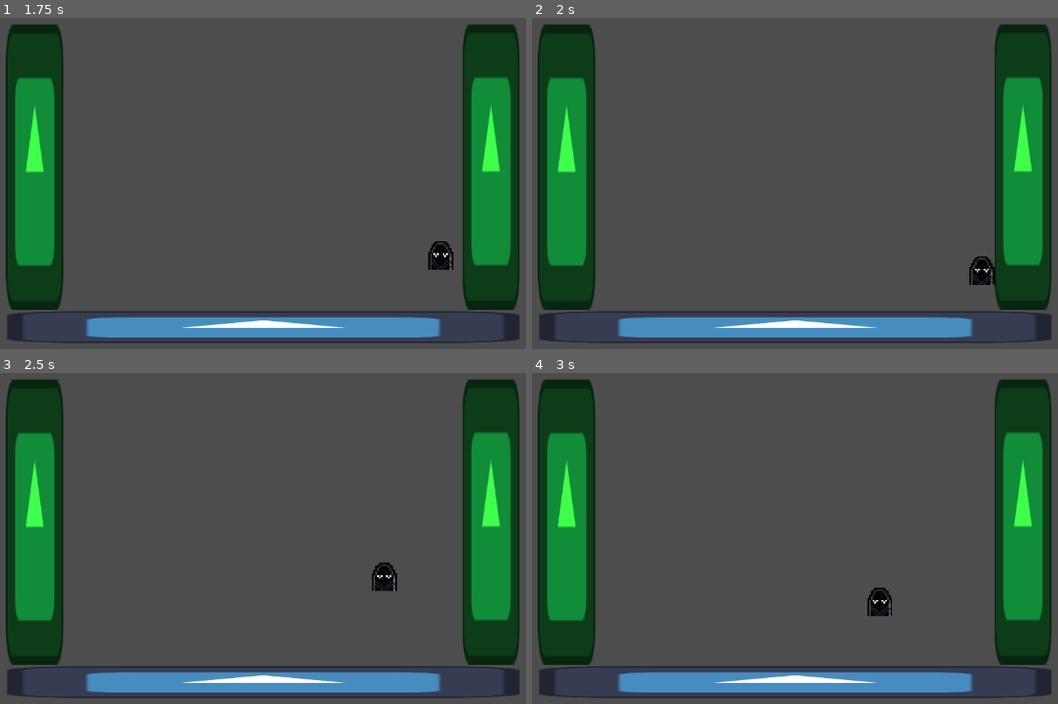
Above: before the commit, frames 1-4 (two rows, left to right).
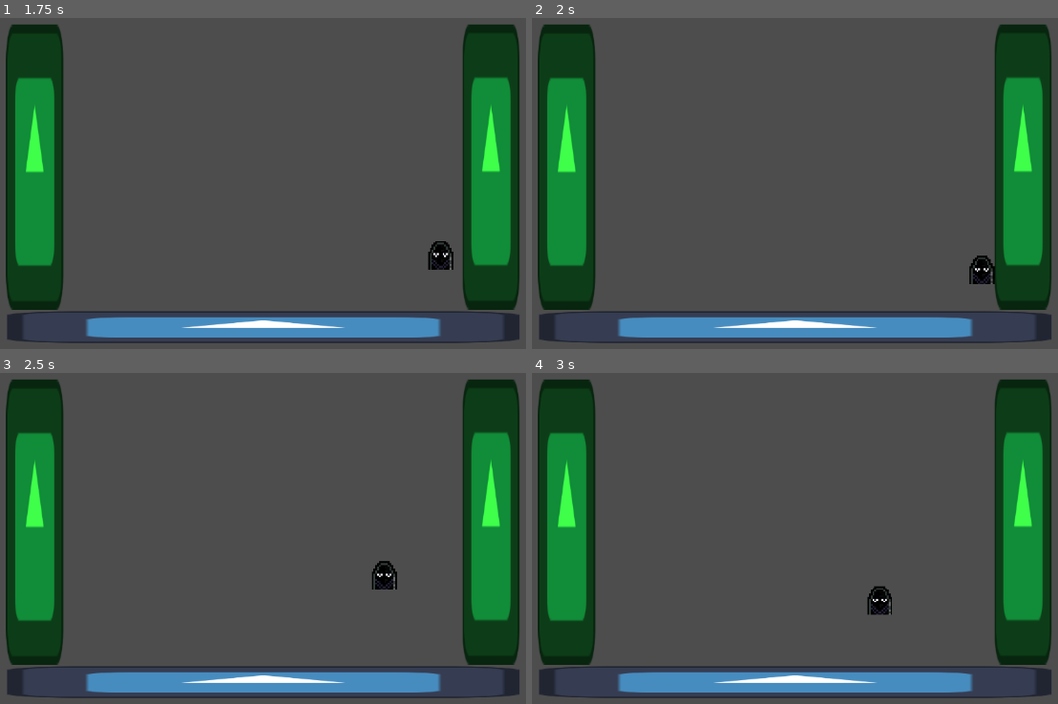
Above: after the commit, the same moments.

Repository: keyyzo/2DMashupGame
Game: Godot game, scene res://Scenes/test_level.tscn
The game is run twice, just before and just after one commit, with the same random seed, the same clock (stepped at 60 frames per second) and the same inputs. The project has no main scene, so this scene is started directly. The engine's default icon, where the game draws it, is replaced by a stand-in: a white triangle on a blue panel in a dark square.
Inputs:
- Up to frame 1 (1.75 s): tap Enter (ui_accept) at 0.5 s; hold D (move_right) from 0.53 s (still down); tap Space (jump) at 0.6, 0.77, 1.07, 1.52, 1.55 s; tap Shift (dash) at 1.35 s
- Up to frame 2 (2 s): keep holding D (move_right); tap Space (jump) at 1.82 s
- Up to frame 3 (2.5 s): release D (move_right) at 2.03 s; hold A (move_left) from 2.03 s (still down); tap Space (jump) at 2.1 s
- Up to frame 4 (3 s): release A (move_left) at 2.78 s; hold D (move_right) from 2.78 s (still down); tap Shift (dash) at 2.85 s

Frame 1 is identical in both runs. In frame 2, less than 0.1% of the frame differs, in the area x 83-89%, y 71-81%; in frame 3, 0.1%, in the area x 70-76%, y 56-66%; in frame 4, 0.1%.

Commit message:
tweaking the wall jump to be more fluid when transitioning from just falling to pulling off the wall

Diff:
--- a/Scenes/test_level.tscn
+++ b/Scenes/test_level.tscn
@@ -30,8 +30,8 @@
 [node name="Noluck" parent="." instance=ExtResource("1_pj4mw")]
 position = Vector2(369, 536)
 NUM_OF_DASHES = 2
-WALL_SLIDE_FALL_GRACE_LENGTH = 0.5
-wall_jump_gravity = 150
+WALL_SLIDE_FALL_GRACE_LENGTH = 0.7
+wall_jump_gravity = 100
 
 [node name="WallTest" type="StaticBody2D" parent="." groups=["Wall"]]
 position = Vector2(66, 257)
--- a/Scripts/Player/WallJumpingPlayerState.gd
+++ b/Scripts/Player/WallJumpingPlayerState.gd
@@ -44,7 +44,9 @@
 		print("1st Fall call")
 		transition.emit("FallingPlayerState")
 
-	if PLAYER.is_on_wall_only() and !PLAYER.is_on_floor() and (!Input.is_action_pressed("move_left") and !Input.is_action_pressed("move_right")):
+	#if PLAYER.is_on_wall_only() and !PLAYER.is_on_floor() and (!Input.is_action_pressed("move_left") and !Input.is_action_pressed("move_right")):
+	if PLAYER.is_on_wall_only() and !PLAYER.is_on_floor() and PLAYER.input_direction == 0:
+		print("Drop call")
 		if grace_period_started == false:
 			grace_period_activated(PLAYER.WALL_SLIDE_FALL_GRACE_LENGTH)
 		#FALL_GRACE_TIMER.start(PLAYER.WALL_SLIDE_FALL_GRACE_LENGTH)
@@ -54,18 +56,38 @@
 			transition.emit("FallingPlayerState")
 			print("2nd Fall call")
 
+		if (PLAYER.last_wall_normal == 1 and PLAYER.input_direction == -1) or (PLAYER.last_wall_normal == -1 and PLAYER.input_direction == 1) and grace_period_started == true:
+				grace_period_stopped()
+				print("Drop call stopped")
+
+		if (PLAYER.last_wall_normal == 1 and PLAYER.input_direction == 1) or (PLAYER.last_wall_normal == -1 and PLAYER.input_direction == -1) and grace_period_started == true:
+			print("Push off activated")
+			transition.emit("FallingPlayerState")
+
+
 	if PLAYER.is_on_wall_only() and !PLAYER.is_on_floor() and PLAYER.input_direction != 0:
 		if (PLAYER.last_wall_normal == 1 and PLAYER.input_direction == 1) or (PLAYER.last_wall_normal == -1 and PLAYER.input_direction == -1):
+			print("Pushoff call")
 
 			if grace_period_started == false:
 				grace_period_activated(PLAYER.PUSH_OFF_FALL_GRACE_LENGTH)
 			#FALL_GRACE_TIMER.start(PLAYER.WALL_SLIDE_FALL_GRACE_LENGTH)
 			#print("Grace period activated")
 
+			if grace_period_started == true:
+				if FALL_GRACE_TIMER.time_left > PLAYER.PUSH_OFF_FALL_GRACE_LENGTH:
+					grace_period_stopped()
+					grace_period_activated(PLAYER.PUSH_OFF_FALL_GRACE_LENGTH)
+					#FALL_GRACE_TIMER.start(PLAYER.PUSH_OFF_FALL_GRACE_LENGTH)
+
 
 			if grace_period_finished == true:
 				transition.emit("FallingPlayerState")
 				print("2nd Fall call")
+
+		if grace_period_started == true:
+			if (PLAYER.last_wall_normal == 1 and PLAYER.input_direction == -1) or (PLAYER.last_wall_normal == -1 and PLAYER.input_direction == 1):
+				grace_period_stopped()
 
 
 	#if PLAYER.is_on_wall_only() and !PLAYER.is_on_floor() and (!Input.is_action_pressed("move_left") and !Input.is_action_pressed("move_right")):
@@ -93,4 +115,10 @@
 func grace_period_activated(length_of_grace:float):
 	FALL_GRACE_TIMER.start(length_of_grace)
 	print("Grace period activated")
+	print("Grace period remaining: ", str(FALL_GRACE_TIMER.time_left))
 	grace_period_started = true
+
+func grace_period_stopped():
+	FALL_GRACE_TIMER.stop()
+	print("Grace period stopped early")
+	grace_period_started = false
